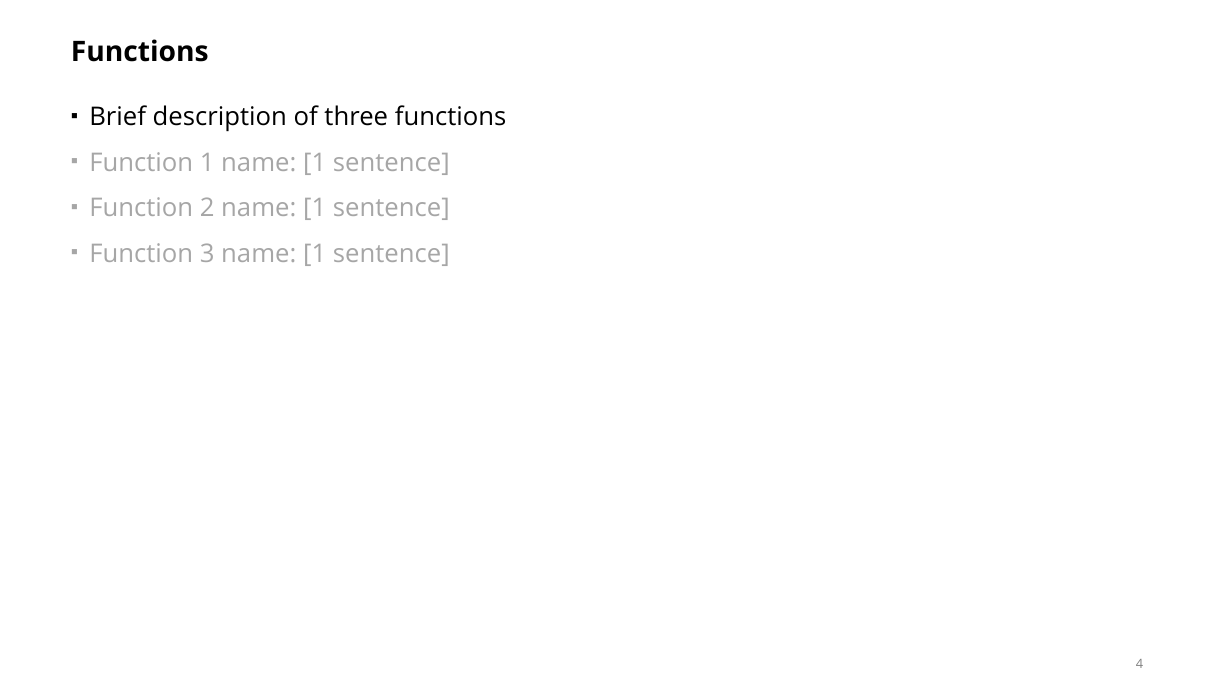
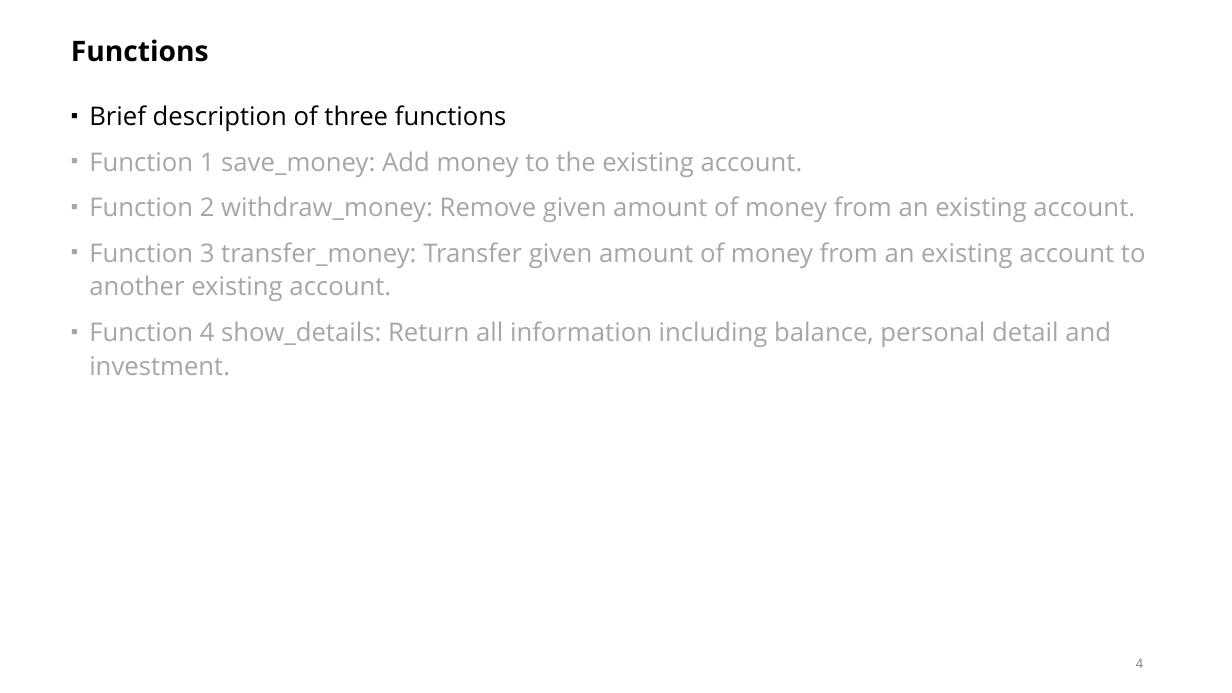
Before and after one commit to pengyuyang-315/Banking-Management, a slide deck: slide 4 of Presentation Template.pptx. Drawn at 1232x693 pixels with LibreOffice and Linux fonts; fonts in the diff are those of the drawing. Boxes give left, top, right and bottom in pixels: in the first picture for what was removed or moved away, otherwise in the second. Text is boxed around its words. In the diff, an @@ line names an element or a change of style, - is before the commit and + after.

```diff
--- a/Presentation Template.pptx
+++ b/Presentation Template.pptx
@@ text at (x1=89, y1=151, x2=1146, y2=375): text changed @@
-▪ Function 1 name: [1 sentence]
-▪ Function 2 name: [1 sentence]
-▪ Function 3 name: [1 sentence]
+▪ Function 1 save_money: Add money to the existing account.
+▪ Function 2 withdraw_money: Remove given amount of money from an existing account.
+▪ Function 3 transfer_money: Transfer given amount of money from an existing account to another existing account.
+▪ Function 4 show_details: Return all information including balance, personal detail and investment.
```
Also in this commit, not shown: 8 other slides changed.
